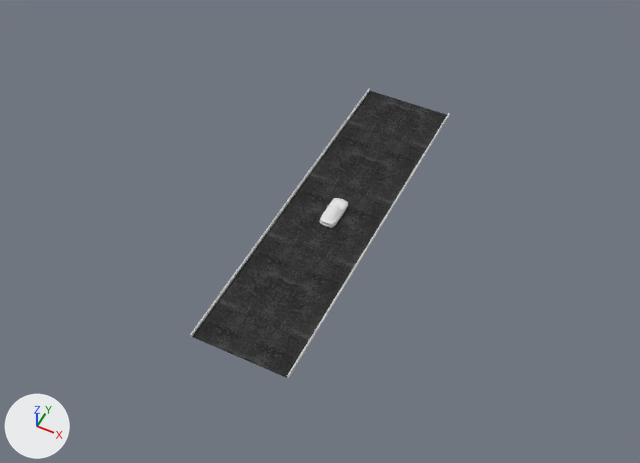
A saved change to the Blender file mdl/scene/rd.blend.
Both versions are drawn from a camera (50 mm lens) standing at (27.0, -57.4, 68.1) and looking at (0.3, -3.9, 1.3). The axes (+X, +Y, +Z) are drawn at lower left. The lights are the same throughout.

The older version as bpy lines, for what is in view:
```python
ob_cube = bpy.data.objects.new('Cube', me_cube_001)
ob_cube.location = (0.0, 0.0, 0.0)
ob_cube.scale = (0.5, 0.5, 0.5)
ob_lod0 = bpy.data.objects.new('lod0', me_lod0)
ob_lod0.location = (0.0, 0.0, 0.0)
ob_lod0.rotation_euler = (1.571, 0.0, 0.0)  # degrees (90, 0, 0)
ob_plane = bpy.data.objects.new('Plane', me_plane)
ob_plane.location = (0.0, 0.0, 0.0)
ob_plane.scale = (0.5, 0.5, 0.5)
```
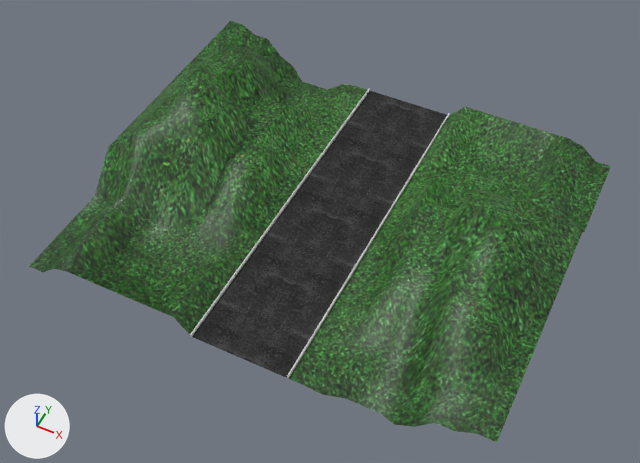
The change, as a diff of the scene's bpy script:
```diff
--- a/mdl/scene/rd.blend.py
+++ b/mdl/scene/rd.blend.py
@@ img_grs_png @@
+img_grs_png = load_image('grs.png', 'grs.png', 1024, 1024, 'sRGB')
@@ mat_grs @@
+mat_grs = principled_material('grs')
+mat_grs.texture = img_grs_png
@@ me_plane_005 @@
+me_plane_005.from_pydata(...)  # 144 vertices, 121 faces; spans x -24.0..-5.0, y -20.0..20.0, z -1.0..10.0
+me_plane_005.polygons.foreach_set('use_smooth', [True] * 121)
+me_plane_005.materials.append(mat_grs)  # picture img_grs_png
@@ me_plane_004 @@
+me_plane_004.from_pydata(...)  # 144 vertices, 121 faces; spans x -24.0..-5.0, y -20.0..20.0, z -1.0..10.0
+me_plane_004.polygons.foreach_set('use_smooth', [True] * 121)
+me_plane_004.materials.append(mat_grs)  # picture img_grs_png
@@ ob_lod0 @@
-ob_lod0 = bpy.data.objects.new('lod0', me_lod0)
-ob_lod0.location = (0.0, 0.0, 0.0)
-ob_lod0.rotation_euler = (1.571, 0.0, 0.0)  # degrees (90, 0, 0)
@@ ob_plane_002 @@
+ob_plane_002 = bpy.data.objects.new('Plane.002', me_plane_005)
+ob_plane_002.location = (0.1, 0.0, 0.0)
+ob_plane_002.rotation_euler = (0.0, 0.0, -3.142)  # degrees (0, 0, -180)
@@ ob_plane_001 @@
+ob_plane_001 = bpy.data.objects.new('Plane.001', me_plane_004)
+ob_plane_001.location = (0.0, 0.0, 0.0)
```

Location of each change, (x1, y1, x2, y2) in pixels of the pictures (640 x 463 px):
'Plane.002', added (green)
    after: (289, 107, 611, 442)
'Plane.001', added (green)
    after: (29, 21, 367, 334)
'lod0', deleted
    before: (319, 198, 348, 228)
